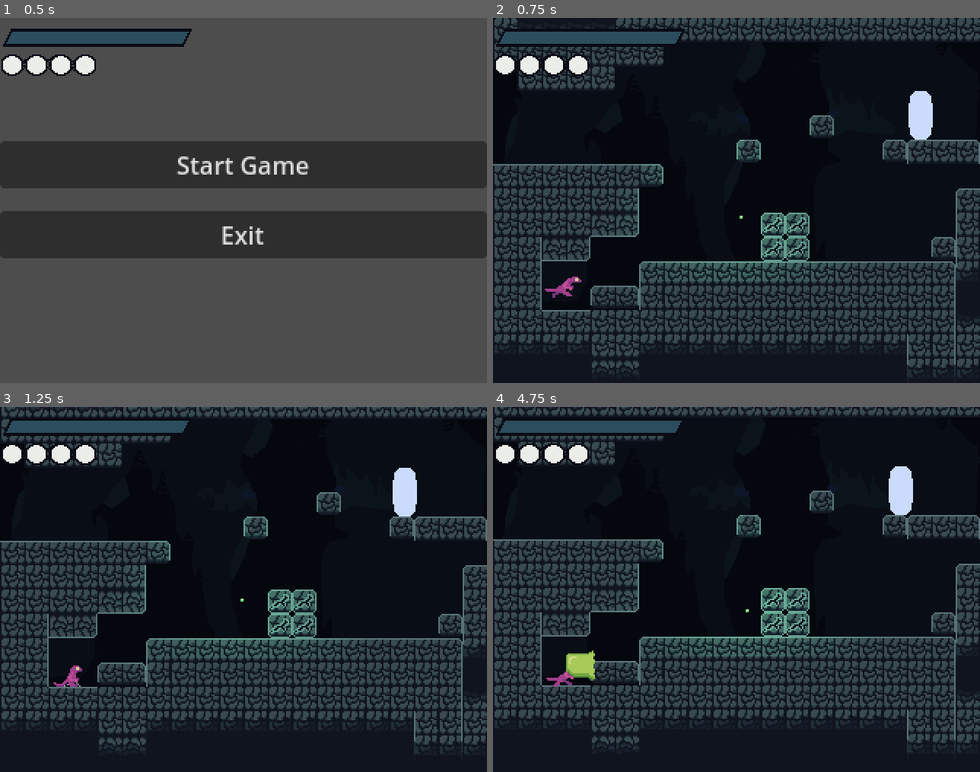
Above: before the commit, frames 1-4 (two rows, left to right).
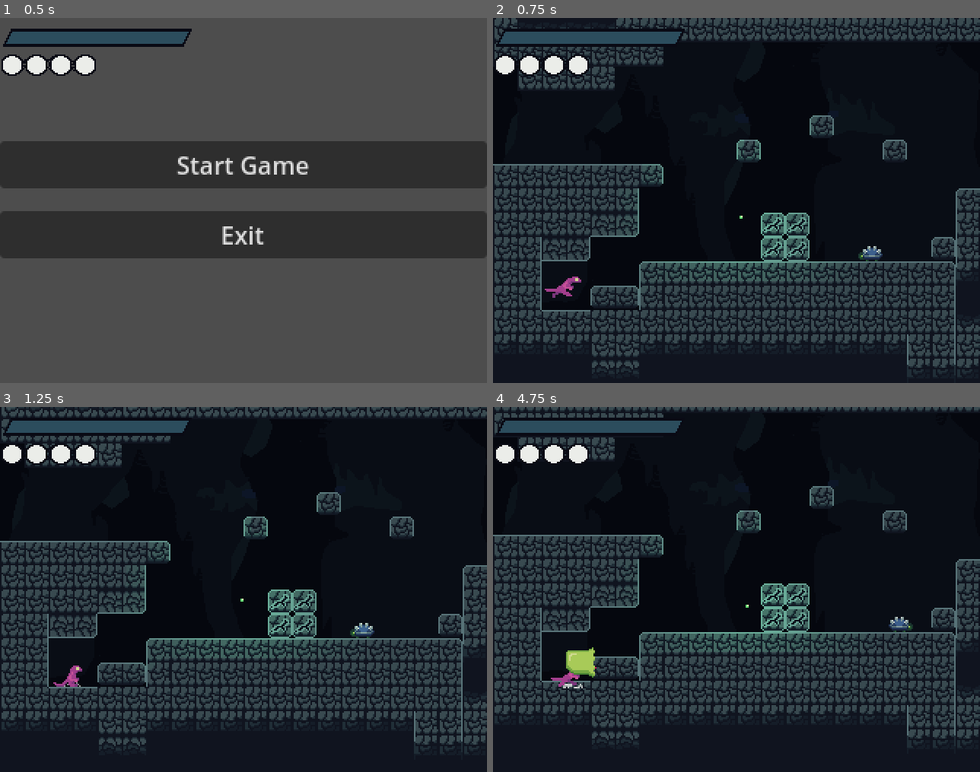
Above: after the commit, the same moments.

Repository: Liakatido/MVM19
Game: Godot game, scene res://scenes/game.tscn
Same seed, same stepped clock (60 frames per second), same inputs: the game is played once before the commit and once after it. Sound files missing from this copy of the repository are replaced by a short silence.
Inputs:
- Up to frame 1 (0.5 s): no input
- Up to frame 2 (0.75 s): click "Start Game" at 0.5 s
- Up to frame 3 (1.25 s): no input
- Up to frame 4 (4.75 s): tap Enter (ui_accept) at 1.25 s; hold C (dash) 1.28-2.03 s; hold Right (right) 1.28-2.78 s; tap Z (jump) at 1.52, 2.27, 3.77, 4.52 s; tap X (attack) at 2.1 s; tap C (dash) at 2.3, 3.8 s; hold Left (left) 2.78-3.53 s; hold C (dash) 2.78-3.53 s; hold Right (right) from 3.53 s (still down); tap V (spit) at 3.6 s; hold C (dash) from 4.28 s (still down)

Frame 1 is identical in both runs. In frame 2, 1.4% of the frame differs, in the area x 75-100%, y 20-67%; in frame 3, 1.4%; in frame 4, 27%, in the area x 0-100%, y 0-95%.
Error before the commit: Invalid call. Nonexistent function 'hit' in base 'Area2D'. (res://scenes/player/spit.gd:114)

Commit message:
spikebug added

Diff:
--- a/scenes/creatures/corpse.gd
+++ b/scenes/creatures/corpse.gd
@@ -36,7 +36,8 @@
 	match kind:
 		Kind.NORMAL:
 			# heal, refill some ammo
-			pass
+			Data.health += 20
+			Data.ammo += 1
 
 	destroy()
 
--- a/scenes/creatures/corpse.tscn
+++ b/scenes/creatures/corpse.tscn
@@ -11,7 +11,7 @@
 size = Vector2(0, 0)
 
 [sub_resource type="RectangleShape2D" id="RectangleShape2D_3o5bi"]
-size = Vector2(37, 23)
+size = Vector2(19.5, 12.5)
 
 [node name="Corpse" type="CharacterBody2D"]
 script = ExtResource("1_e4qk3")
--- /dev/null
+++ b/scenes/creatures/spikebug-corpse.tscn
@@ -0,0 +1,13 @@
+[gd_scene load_steps=3 format=3 uid="uid://c4yv11suc2n37"]
+
+[ext_resource type="PackedScene" uid="uid://c6u78mmi0puws" path="res://scenes/creatures/corpse.tscn" id="1_8tlqq"]
+[ext_resource type="Texture2D" uid="uid://c7x4jtema4y41" path="res://assets/creatures/spikebug-corpse.png" id="2_67v5t"]
+
+[node name="Corpse" instance=ExtResource("1_8tlqq")]
+
+[node name="Sprite2D" parent="." index="1"]
+position = Vector2(0, -8)
+texture = ExtResource("2_67v5t")
+
+[node name="CollisionShape2D" parent="Hitbox" index="0"]
+position = Vector2(0, -6)
--- a/scenes/creatures/spikebug.gd
+++ b/scenes/creatures/spikebug.gd
@@ -3,7 +3,7 @@
 @onready var sides = %Sides
 @onready var down = %Down
 
-const SPEED = 30.0
+const SPEED = 20.0
 const GRAVITY = 100.0
 
 var down_raycasts : Array[RayCast2D]
@@ -18,6 +18,7 @@
 		down_raycasts.append(ray)
 	for ray in sides.get_children():
 		sides_raycasts.append(ray)
+	body.get_node("MovementAnimations").play("walk")
 
 func _physics_process(delta):
 	# apply gravity
@@ -27,9 +28,10 @@
 	# check if should change orientation
 	if is_about_to_fall() or is_about_to_hit_wall():
 		orientation *= -1
+		body.get_node("Sprite2D").flip_h = orientation == Vector2.LEFT
 
 	# move body
-	body.velocity = orientation*SPEED
+	body.velocity.x = orientation.x*SPEED
 	body.move_and_slide()
 
 func is_about_to_fall() -> bool:
--- a/scenes/creatures/spikebug.tscn
+++ b/scenes/creatures/spikebug.tscn
@@ -1,15 +1,74 @@
-[gd_scene load_steps=3 format=3 uid="uid://da5vfq0yjp30b"]
+[gd_scene load_steps=8 format=3 uid="uid://da5vfq0yjp30b"]
 
 [ext_resource type="PackedScene" uid="uid://bgj7arkqm4aa6" path="res://scenes/creatures/enemy.tscn" id="1_qabwb"]
 [ext_resource type="Script" path="res://scenes/creatures/spikebug.gd" id="2_d7kfj"]
+[ext_resource type="Texture2D" uid="uid://cokbgjpwvjm5m" path="res://assets/creatures/spikebug.png" id="2_qf66g"]
+[ext_resource type="PackedScene" uid="uid://t0raixkbvbm1" path="res://scenes/creatures/damage_area.tscn" id="4_xwmbk"]
+
+[sub_resource type="Animation" id="Animation_7w0ln"]
+resource_name = "walk"
+length = 0.8
+loop_mode = 1
+tracks/0/type = "value"
+tracks/0/imported = false
+tracks/0/enabled = true
+tracks/0/path = NodePath("Sprite2D:region_rect")
+tracks/0/interp = 1
+tracks/0/loop_wrap = true
+tracks/0/keys = {
+"times": PackedFloat32Array(0, 0.2, 0.4, 0.6),
+"transitions": PackedFloat32Array(1, 1, 1, 1),
+"update": 1,
+"values": [Rect2(0, 0, 16, 16), Rect2(16, 0, 16, 16), Rect2(32, 0, 16, 16), Rect2(48, 0, 16, 16)]
+}
+
+[sub_resource type="Animation" id="Animation_ynh4x"]
+length = 0.001
+tracks/0/type = "value"
+tracks/0/imported = false
+tracks/0/enabled = true
+tracks/0/path = NodePath("Sprite2D:region_rect")
+tracks/0/interp = 1
+tracks/0/loop_wrap = true
+tracks/0/keys = {
+"times": PackedFloat32Array(0),
+"transitions": PackedFloat32Array(1),
+"update": 0,
+"values": [Rect2(0, 0, 16, 16)]
+}
+
+[sub_resource type="AnimationLibrary" id="AnimationLibrary_c7n24"]
+_data = {
+"RESET": SubResource("Animation_ynh4x"),
+"walk": SubResource("Animation_7w0ln")
+}
 
 [node name="Spikebug" instance=ExtResource("1_qabwb")]
+corpse_path = "res://scenes/creatures/spikebug-corpse.tscn"
+
+[node name="Sprite2D" parent="." index="0"]
+position = Vector2(0, -8)
+texture = ExtResource("2_qf66g")
+region_enabled = true
+region_rect = Rect2(32, 0, 16, 16)
+
+[node name="CollisionShape2D" parent="." index="1"]
+position = Vector2(0, -4)
+scale = Vector2(0.781701, -0.241785)
+
+[node name="Hitbox" parent="." index="2"]
+position = Vector2(0, -5)
+scale = Vector2(0.984163, 0.323941)
+
+[node name="CollisionShape2D" parent="Hitbox" index="0"]
+scale = Vector2(0.987406, 0.96)
 
 [node name="AI" type="Node2D" parent="." index="4"]
 script = ExtResource("2_d7kfj")
 
 [node name="Down" type="Node2D" parent="AI" index="0"]
 unique_name_in_owner = true
+position = Vector2(0, -17)
 
 [node name="RayCast2D" type="RayCast2D" parent="AI/Down" index="0"]
 position = Vector2(-8, 15)
@@ -21,7 +80,8 @@
 
 [node name="Sides" type="Node2D" parent="AI" index="1"]
 unique_name_in_owner = true
-position = Vector2(0, 11)
+position = Vector2(0, -5)
+scale = Vector2(1.00561, 0.982906)
 
 [node name="RayCast2D" type="RayCast2D" parent="AI/Sides" index="0"]
 position = Vector2(-3, 0)
@@ -32,3 +92,14 @@
 position = Vector2(3, 0)
 rotation = -1.5708
 target_position = Vector2(0, 7)
+
+[node name="MovementAnimations" type="AnimationPlayer" parent="." index="5"]
+reset_on_save = false
+libraries = {
+"": SubResource("AnimationLibrary_c7n24")
+}
+
+[node name="DamageArea" parent="." index="6" instance=ExtResource("4_xwmbk")]
+position = Vector2(0, -5)
+scale = Vector2(0.257143, 0.486555)
+damage = 20
--- a/scenes/levels/cave/caveSelfLair.tscn
+++ b/scenes/levels/cave/caveSelfLair.tscn
@@ -9,7 +9,7 @@
 
 [node name="TileMap" parent="." index="0"]
 layer_0/name = "Cave Layer 1"
-layer_0/tile_data = PackedInt32Array(65536, 0, 3, 131072, 32 …(4679 unchanged characters)…  3, 720908, 196608, 3, 720907, 196608, 3, 524305, 0, 0, 524306, 65536, 0, 524307, 131072, 0)
+layer_0/tile_data = PackedInt32Array(65536, 0, 3, 131072, 32 …(4679 unchanged characters)…  3, 720908, 196608, 3, 720907, 196608, 3)
 
 [node name="LevelGate" parent="Gates" index="0" instance=ExtResource("2_dfde7")]
 position = Vector2(0, 192)
@@ -55,7 +55,7 @@
 position = Vector2(164, 177)
 
 [node name="Spikebug" parent="." index="4" instance=ExtResource("4_1syge")]
-position = Vector2(286, 112)
+position = Vector2(251, 207)
 
 [editable path="Gates/LevelGate"]
 [editable path="Gates/LevelGate2"]
--- a/scenes/player/player.gd
+++ b/scenes/player/player.gd
@@ -111,6 +111,7 @@
 		bite.bite()
 
 	if event.is_action_pressed("dash") and can_dash and Data.dash_enabled:
+		enable_crash_hitbox()
 		dash_audio.play()
 		can_dash = false
 		animations.play("dash")
@@ -164,6 +165,7 @@
 	if dashing:
 		dash_ticker += delta
 		if dash_ticker > DASH_DURATION:
+			disable_crash_hitbox()
 			dashing = false
 			dash_particles.emitting = false
 
@@ -311,6 +313,14 @@
 	if anim_name != "down" and crouching:
 		reset_after_crouch()
 
+func disable_crash_hitbox():
+	crash_hitbox.monitorable = false
+	crash_hitbox.monitoring = false
+
+func enable_crash_hitbox():
+	crash_hitbox.monitorable = true
+	crash_hitbox.monitoring = true
+
 func get_stunned():
 	dashing = false
 	dash_particles.emitting = false
@@ -327,6 +337,7 @@
 	var entities = dash_hitbox.get_overlapping_areas()
 	for entity in entities:
 		if entity.has_method("break_object"):
+			disable_crash_hitbox()
 			var should_stun = entity.break_object()
 			if should_stun:
 				get_stunned()
@@ -335,4 +346,5 @@
 	var bodies = crash_hitbox.get_overlapping_bodies()
 	# there is always 1 body inside (player)
 	if bodies.any(func(x) -> bool: return x is TileMap):
+		disable_crash_hitbox()
 		get_stunned()
--- a/scenes/player/player.tscn
+++ b/scenes/player/player.tscn
@@ -352,7 +352,9 @@
 debug_color = Color(0.439216, 0.490196, 0.0196078, 0.419608)
 
 [node name="CrashHitbox" type="Area2D" parent="."]
-position = Vector2(5, -8)
+position = Vector2(3, -8)
+monitoring = false
+monitorable = false
 
 [node name="CollisionShape2D" type="CollisionShape2D" parent="CrashHitbox"]
 shape = SubResource("RectangleShape2D_gigk7")
Binary file added: assets/creatures/spikebug-corpse.aseprite
Binary file added: assets/creatures/spikebug-corpse.png
Not shown, added: assets/creatures/spikebug-corpse.png.import
Binary file added: assets/creatures/spikebug.aseprite
Binary file added: assets/creatures/spikebug.png
Not shown, added: assets/creatures/spikebug.png.import
